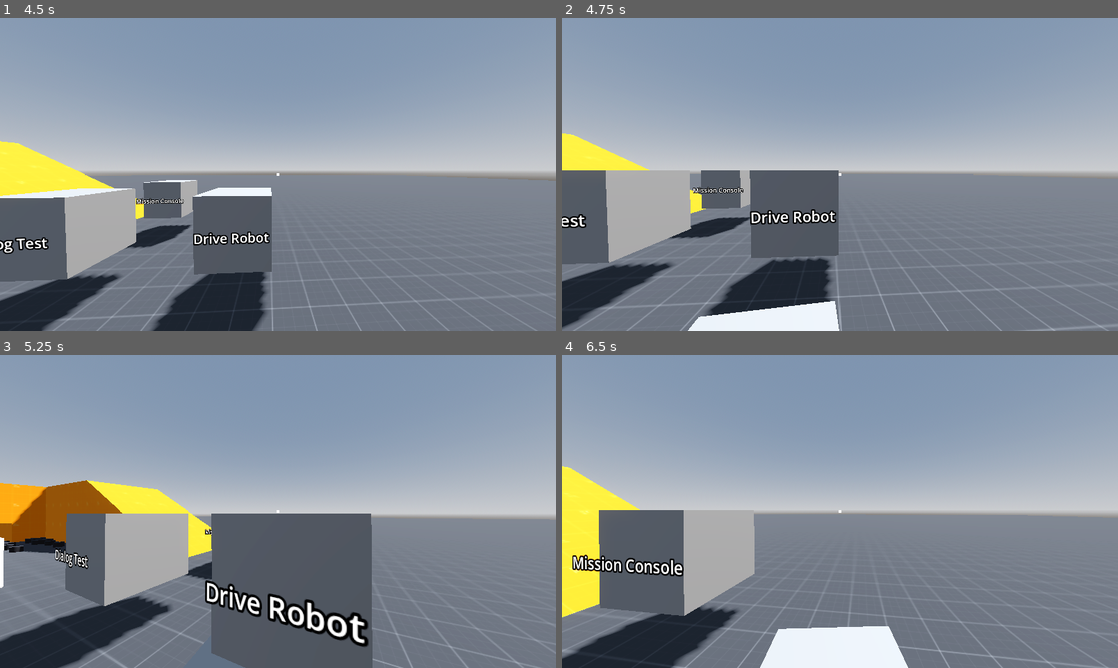
Above: before the commit, frames 1-4 (two rows, left to right).
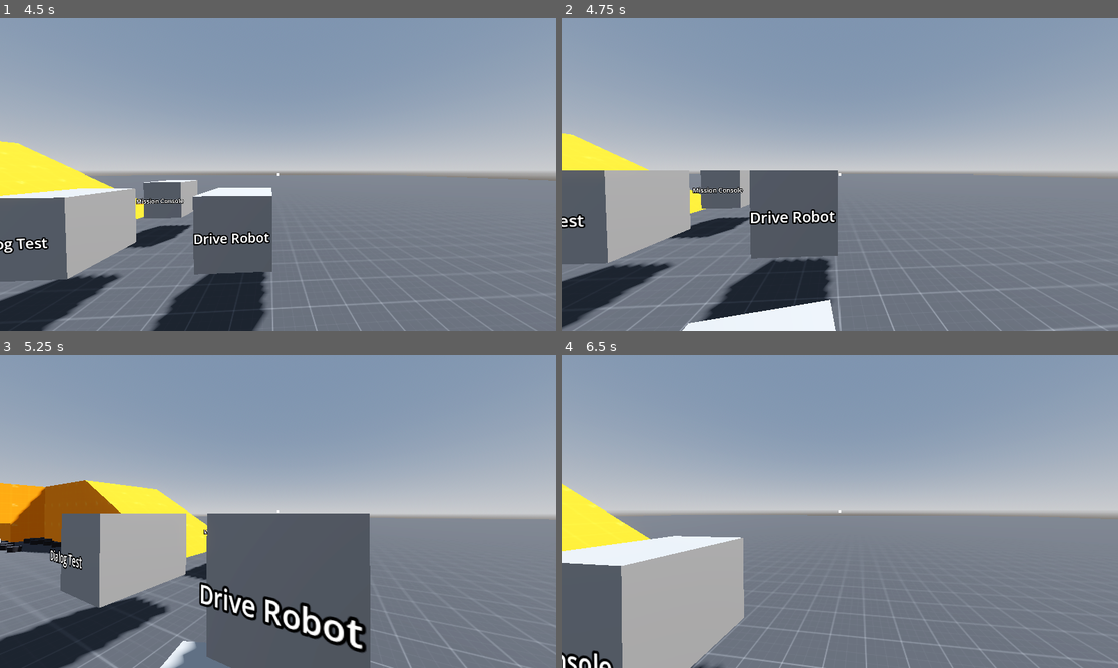
Above: after the commit, the same moments.

Repository: m-rafiwidya/Last-Light-NasaSpaceApps
Game: Godot game, scene res://src/main.tscn
The game is run twice, just before and just after one commit, with the same random seed, the same clock (stepped at 60 frames per second) and the same inputs.
Inputs (mouse positions are in pixels of both pictures, inside the frame that each line leads up to):
- Up to frame 1 (4.5 s): click "Start" at 0.5 s; move the mouse to (305, 174) at 1.27 s; hold W (move_forward) from 1.28 s (still down); click (305, 174) at 1.35 s; tap Space (move_jump) at 1.52, 2.27, 3.77 s; move the mouse to (250, 174) at 2.02 s; right-click (250, 174) at 2.1 s; move the mouse to (289, 168) at 2.77 s; tap E (interact_use) at 2.85 s; move the mouse to (272, 180) at 3.52 s; tap Ctrl (move_crouch) at 3.6 s; move the mouse to (316, 177) at 4.27 s; hold Shift (move_sprint) from 4.28 s (still down)
- Up to frame 2 (4.75 s): keep holding W (move_forward); keep holding Shift (move_sprint); tap Space (move_jump) at 4.52 s
- Up to frame 3 (5.25 s): keep holding W (move_forward); move the mouse to (233, 508) at 5.02 s; release Shift (move_sprint) at 5.03 s; click (233, 508) at 5.1 s
- Up to frame 4 (6.5 s): keep holding W (move_forward); tap Space (move_jump) at 5.27 s; move the mouse to (845, 511) at 5.77 s; hold Right mouse button (interact_secondary) from 5.78 s (still down)

Frame 1 is identical in both runs. In frame 2, 0.8% of the frame differs, in the area x 0-50%, y 37-100%; in frame 3, 4.9%; in frame 4, 17%, in the area x 0-100%, y 35-100%.

Commit message:
Rover drivetrain: six wheels, rear counter-steer, six-wheel drive
- RunningGear: MIDDLE_LEFT / MIDDLE_RIGHT wheels at z 0 (fixed, no steer);
  rear wheels counter-steer (rear_steer_bias -1); per-wheel springs, damping
  and tyre stiffnesses scaled by 4/6 (ROVER_KIT.md A1) so rest height and grip
  stay the same; wheel states and properties built for every wheel
- Robot: all six wheels driven, each by its own share of the RobotEngine motor
  (a motor per wheel, like Curiosity), with its own speed and inertia. A single
  shared shaft made the inner wheels scrub in counter-steer turns (full lock at
  30% input crawled at 0.28 m/s); per-wheel motors give 0.74 m/s and a 1.15 m
  radius. Straight-line behaviour is identical to one shared shaft.
- robot.tscn: middle wheel sockets; friction circles in a 2 x 3 grid
- README: six-wheel drivetrain

Diff:
--- a/game/src/robot/components/engine.gd
+++ b/game/src/robot/components/engine.gd
@@ -12,7 +12,8 @@
 ## is mounted in the robot's motor socket, `use_motor_part()` swaps its values in;
 ## with the socket empty the built-in values are used again.
 ##
-## Sizing (for the 80 kg rover with a total ratio of 5 and 0.15 m wheels):
+## Sizing (for the 80 kg rover with a total ratio of 5, 0.15 m wheels and all six
+## wheels driven):
 ##   no_load_speed ~ (top speed / wheel radius) * total ratio, a few percent
 ##     higher because rolling resistance pulls the loaded top speed down to it.
 ##   stall_torque ~ ((mass + reflected drivetrain inertia / radius^2) * launch
--- a/game/src/robot/components/running_gear.gd
+++ b/game/src/robot/components/running_gear.gd
@@ -16,10 +16,11 @@
 @export_subgroup("Friction and Stiffness")
 @export var longitudinal_friction_coefficient: float = 1.0
 @export var lateral_friction_coefficient: float = 1.0
-# Newtons per unit of slip. These are absolute, so they must scale with the
-# vehicle's weight (the tyre saturates when stiffness * slip > friction * load).
-@export var longitudinal_stiffness: float = 1250.0
-@export var cornering_stiffness: float = 1000.0
+# Newtons per unit of slip, per wheel. These are absolute, so they must scale with the
+# load on each wheel (the tyre saturates when stiffness * slip > friction * load). Tuned
+# for 4 wheels (1250 / 1000) and scaled by 4/6 for 6 wheels, so grip is unchanged.
+@export var longitudinal_stiffness: float = 833.3
+@export var cornering_stiffness: float = 666.7
 # Below this ground speed (m/s) the slip ratio and slip angle are computed as if the
 # wheel were moving at this speed. This removes the 1/speed singularity, so near a
 # standstill the tyre acts like smooth viscous friction instead of flipping its
@@ -34,19 +35,32 @@
 @export var wheel_radius: float = 0.15
 @export var wheel_inertia: float = 0.03
 @export_subgroup("Suspension")
-@export var front_spring_stiffness: float = 4000
-@export var rear_spring_stiffness: float = 4000
+# Per wheel. Tuned for 4 wheels (4000 N/m, 400 Ns/m) and scaled by 4/6 for 6 wheels, so
+# the rest height (49 mm sag), frequency and damping ratio are unchanged.
+@export var front_spring_stiffness: float = 2666.7
+@export var middle_spring_stiffness: float = 2666.7
+@export var rear_spring_stiffness: float = 2666.7
 # TODO: Implement variable damping (rebound and bump stiffness)
-@export var front_shock_damping: float = 400
-@export var rear_shock_damping: float = 400
+@export var front_shock_damping: float = 266.7
+@export var middle_shock_damping: float = 266.7
+@export var rear_shock_damping: float = 266.7
 @export var front_ride_height: float = 0.15
+@export var middle_ride_height: float = 0.15
 @export var rear_ride_height: float = 0.15
-
+@export_subgroup("Steering")
+@export var max_steer_angle_degrees: float = 30.0
+# Rear wheels counter-steer (Curiosity style), which halves the turning radius
+@export var rear_steer_bias: float = -1.0
+
+# Six wheels: front and rear pairs steer, the middle pair is fixed. MIDDLE_* come last so
+# the original four keep their values.
 enum Wheel{
 	FRONT_LEFT,
 	FRONT_RIGHT,
 	REAR_LEFT,
-	REAR_RIGHT
+	REAR_RIGHT,
+	MIDDLE_LEFT,
+	MIDDLE_RIGHT,
 }
 
 enum WheelState{
@@ -59,44 +73,20 @@
 	IS_SLIPPING,
 }
 
-var wheel_states: Dictionary = {
-	Wheel.FRONT_LEFT: {
-		WheelState.ANGULAR_VELOCITY: 0.0,
-		WheelState.LOAD: Vector3.ZERO,
-		WheelState.FORCE: Vector3.ZERO,
-		WheelState.IN_CONTACT: false,
-		WheelState.CONTACT_POINT: Vector3.ZERO,
-		WheelState.TORQUE: 0.0,
-		WheelState.IS_SLIPPING: false,
-	},
-	Wheel.FRONT_RIGHT: {
-		WheelState.ANGULAR_VELOCITY: 0.0,
-		WheelState.LOAD: Vector3.ZERO,
-		WheelState.FORCE: Vector3.ZERO,
-		WheelState.IN_CONTACT: false,
-		WheelState.CONTACT_POINT: Vector3.ZERO,
-		WheelState.TORQUE: 0.0,
-		WheelState.IS_SLIPPING: false,
-	},
-	Wheel.REAR_LEFT: {
-		WheelState.ANGULAR_VELOCITY: 0.0,
-		WheelState.LOAD: Vector3.ZERO,
-		WheelState.FORCE: Vector3.ZERO,
-		WheelState.IN_CONTACT: false,
-		WheelState.CONTACT_POINT: Vector3.ZERO,
-		WheelState.TORQUE: 0.0,
-		WheelState.IS_SLIPPING: false,
-	},
-	Wheel.REAR_RIGHT: {
-		WheelState.ANGULAR_VELOCITY: 0.0,
-		WheelState.LOAD: Vector3.ZERO,
-		WheelState.FORCE: Vector3.ZERO,
-		WheelState.IN_CONTACT: false,
-		WheelState.CONTACT_POINT: Vector3.ZERO,
-		WheelState.TORQUE: 0.0,
-		WheelState.IS_SLIPPING: false,
-	}
-}
+var wheel_states: Dictionary = {}
+
+
+func _init() -> void:
+	for wheel in Wheel.values():
+		wheel_states[wheel] = {
+			WheelState.ANGULAR_VELOCITY: 0.0,
+			WheelState.LOAD: Vector3.ZERO,
+			WheelState.FORCE: Vector3.ZERO,
+			WheelState.IN_CONTACT: false,
+			WheelState.CONTACT_POINT: Vector3.ZERO,
+			WheelState.TORQUE: 0.0,
+			WheelState.IS_SLIPPING: false,
+		}
 
 enum WheelProperty{
 	POSITION,
@@ -114,53 +104,31 @@
 var wheel_properties: Dictionary
 
 func update_wheel_properties() -> void:
-	wheel_properties = {
-		Wheel.FRONT_LEFT: {
-			WheelProperty.POSITION: Vector3(-track_width / 2.0, 0, -wheel_base / 2.0),
-			WheelProperty.SPRING_STIFFNESS: front_spring_stiffness,
-			WheelProperty.SHOCK_DAMPING: front_shock_damping,
-			WheelProperty.RIDE_HEIGHT: front_ride_height,
+	# (side x, axle z, spring, damping, ride height, steer bias) per wheel
+	var half_track: float = track_width / 2.0
+	var half_base: float = wheel_base / 2.0
+	var layout: Dictionary = {
+		Wheel.FRONT_LEFT: [-half_track, -half_base, front_spring_stiffness, front_shock_damping, front_ride_height, 1.0],
+		Wheel.FRONT_RIGHT: [half_track, -half_base, front_spring_stiffness, front_shock_damping, front_ride_height, 1.0],
+		Wheel.MIDDLE_LEFT: [-half_track, 0.0, middle_spring_stiffness, middle_shock_damping, middle_ride_height, 0.0],
+		Wheel.MIDDLE_RIGHT: [half_track, 0.0, middle_spring_stiffness, middle_shock_damping, middle_ride_height, 0.0],
+		Wheel.REAR_LEFT: [-half_track, half_base, rear_spring_stiffness, rear_shock_damping, rear_ride_height, rear_steer_bias],
+		Wheel.REAR_RIGHT: [half_track, half_base, rear_spring_stiffness, rear_shock_damping, rear_ride_height, rear_steer_bias],
+	}
+	wheel_properties = {}
+	for wheel in layout:
+		var entry: Array = layout[wheel]
+		wheel_properties[wheel] = {
+			WheelProperty.POSITION: Vector3(entry[0], 0, entry[1]),
+			WheelProperty.SPRING_STIFFNESS: entry[2],
+			WheelProperty.SHOCK_DAMPING: entry[3],
+			WheelProperty.RIDE_HEIGHT: entry[4],
 			WheelProperty.EFFECTIVE_RADIUS: wheel_radius,
-			WheelProperty.MAX_STEER_ANGLE: 30.0 * PI / 180.0,
-			WheelProperty.STEER_BIAS: 1.0,
-			WheelProperty.INERTIA: wheel_inertia,
-			WheelProperty.GRIP: 1.0,
-		},
-		Wheel.FRONT_RIGHT: {
-			WheelProperty.POSITION: Vector3(track_width / 2.0, 0, -wheel_base / 2.0),
-			WheelProperty.SPRING_STIFFNESS: front_spring_stiffness,
-			WheelProperty.SHOCK_DAMPING: front_shock_damping,
-			WheelProperty.RIDE_HEIGHT: front_ride_height,
-			WheelProperty.EFFECTIVE_RADIUS: wheel_radius,
-			WheelProperty.MAX_STEER_ANGLE: 30.0 * PI / 180.0,
-			WheelProperty.STEER_BIAS: 1.0,
-			WheelProperty.INERTIA: wheel_inertia,
-			WheelProperty.GRIP: 1.0,
-		},
-		Wheel.REAR_LEFT: {
-			WheelProperty.POSITION: Vector3(-track_width / 2.0, 0, wheel_base / 2.0),
-			WheelProperty.SPRING_STIFFNESS: rear_spring_stiffness,
-			WheelProperty.SHOCK_DAMPING: rear_shock_damping,
-			WheelProperty.RIDE_HEIGHT: rear_ride_height,
-			WheelProperty.EFFECTIVE_RADIUS: wheel_radius,
-			WheelProperty.MAX_STEER_ANGLE: 30.0 * PI / 180.0,
-			WheelProperty.STEER_BIAS: 0.0,
-			WheelProperty.INERTIA: wheel_inertia,
-			WheelProperty.GRIP: 1.0,
-		},
-		Wheel.REAR_RIGHT: {
-			WheelProperty.POSITION: Vector3(track_width / 2.0, 0, wheel_base / 2.0),
-			WheelProperty.SPRING_STIFFNESS: rear_spring_stiffness,
-			WheelProperty.SHOCK_DAMPING: rear_shock_damping,
-			WheelProperty.RIDE_HEIGHT: rear_ride_height,
-			WheelProperty.EFFECTIVE_RADIUS: wheel_radius,
-			WheelProperty.MAX_STEER_ANGLE: 30.0 * PI / 180.0,
-			WheelProperty.STEER_BIAS: 0.0,
+			WheelProperty.MAX_STEER_ANGLE: deg_to_rad(max_steer_angle_degrees),
+			WheelProperty.STEER_BIAS: entry[5],
 			WheelProperty.INERTIA: wheel_inertia,
 			WheelProperty.GRIP: 1.0,
 		}
-	}
-	return
 
 # A wheel with no ground contact produces no load, force or ground torque.
 # Angular velocity is left alone so the wheel keeps spinning.
@@ -198,8 +166,9 @@
 
 ## `steer` is -1 (full left) .. 1 (full right).
 ## `wheel_inertias` optionally maps a Wheel to the inertia (kg m^2) that its tyre torque
-## really has to move (e.g. the share of the drivetrain for a driven wheel). Wheels
-## not in it use their own inertia.
+## really has to move (e.g. a driven wheel with its share of the drivetrain). Those wheels'
+## speeds are left to the caller's drivetrain; wheels not in it use their own inertia and
+## are spun up and down by the ground here.
 func simulate_suspensions(state, steer: float, wheel_inertias: Dictionary = {}) -> void:
 	var origin = state.transform.origin
 	var x_basis = state.transform.basis.x
@@ -368,11 +337,13 @@
 
 		wheel_states[wheel][WheelState.TORQUE] = wheel_torque
 
-		wheel_states[wheel][WheelState.ANGULAR_VELOCITY] -= (
-			wheel_torque
-			/ wheel_properties[wheel][WheelProperty.INERTIA]
-			* state.step
-		)
+		# Wheels listed in wheel_inertias are driven; the robot's drivetrain integrates them
+		if not wheel_inertias.has(wheel):
+			wheel_states[wheel][WheelState.ANGULAR_VELOCITY] -= (
+				wheel_torque
+				/ wheel_properties[wheel][WheelProperty.INERTIA]
+				* state.step
+			)
 
 
 func multiplier(combined_normalized_slip: float, mu_zero: float) -> float:
--- a/game/src/robot/robot.gd
+++ b/game/src/robot/robot.gd
@@ -17,6 +17,8 @@
 @export_group("Wheel Sockets")
 @export var front_left_socket: HotswapSocket
 @export var front_right_socket: HotswapSocket
+@export var middle_left_socket: HotswapSocket
+@export var middle_right_socket: HotswapSocket
 @export var rear_left_socket: HotswapSocket
 @export var rear_right_socket: HotswapSocket
 @export_group("")
@@ -31,8 +33,8 @@
 @export var require_battery: bool = true
 @export_group("")
 
-# Single fixed gear, used for both forward and reverse. The engine is rigidly
-# coupled to the driven wheels (no clutch).
+# Single fixed gear between each wheel motor and its wheel, used for both forward and
+# reverse (no clutch).
 @export var gear_ratio: float = 1.0
 @export var final_drive: float = 5.0
 # Rolling resistance at the ground (N), applied through the driven wheels. It is
@@ -44,17 +46,21 @@
 @export var differential_inertia: float = 0.01
 
 
-const DRIVEN_WHEELS: Array = [RunningGear.Wheel.REAR_LEFT, RunningGear.Wheel.REAR_RIGHT]
+# Six-wheel drive, Curiosity style
+const DRIVEN_WHEELS: Array = [
+	RunningGear.Wheel.FRONT_LEFT, RunningGear.Wheel.FRONT_RIGHT,
+	RunningGear.Wheel.MIDDLE_LEFT, RunningGear.Wheel.MIDDLE_RIGHT,
+	RunningGear.Wheel.REAR_LEFT, RunningGear.Wheel.REAR_RIGHT,
+]
 # Rolling resistance fades in over 1 / this rad/s of wheel speed so it can't
 # flip the wheel's direction at near-zero speed.
 const ROLLING_RESISTANCE_SLIP_GAIN: float = 0.5
 
-# Drivetrain state
-# Signed motor shaft speed (rad/s), positive = forward. Read by engine_sound.gd
+# Drivetrain state (one motor per driven wheel, see _step_drivetrain)
+# Average signed motor speed (rad/s) of the wheel motors, positive = forward. Read by engine_sound.gd
 var motor_angular_velocity: float = 0.0
-# Torque at the motor shaft (Nm) this step. Read by engine_sound.gd
+# Total torque (Nm) of the wheel motors this step. Read by engine_sound.gd
 var motor_torque: float = 0.0
-var differential_angular_velocity: float = 0.0
 
 var wheel_sockets: Dictionary = {}
 
@@ -79,6 +85,8 @@
 	wheel_sockets = {
 		RunningGear.Wheel.FRONT_LEFT: front_left_socket,
 		RunningGear.Wheel.FRONT_RIGHT: front_right_socket,
+		RunningGear.Wheel.MIDDLE_LEFT: middle_left_socket,
+		RunningGear.Wheel.MIDDLE_RIGHT: middle_right_socket,
 		RunningGear.Wheel.REAR_LEFT: rear_left_socket,
 		RunningGear.Wheel.REAR_RIGHT: rear_right_socket,
 	}
@@ -186,71 +194,72 @@
 
 
 func _integrate_forces(state) -> void:
-	_sync_driven_wheels()
 	running_gear.simulate_suspensions(state, controller.steer, _get_wheel_inertias())
 	_step_drivetrain(state.step)
 	_apply_wheel_forces(state)
 
-# Forces driven wheels to the differential speed (can be unstable at low speeds)
-func _sync_driven_wheels() -> void:
-	for wheel in DRIVEN_WHEELS:
-		running_gear.wheel_states[wheel][RunningGear.WheelState.ANGULAR_VELOCITY] = differential_angular_velocity
-
-# Integrates the differential speed. The DC motor is rigidly coupled to the driven
-# wheels through the single gear, so its speed follows the wheels. The controller
-# input is the motor voltage: full input drives the motor towards its no-load
-# speed, which sets the robot's top speed, and no input lets back-EMF slow it down.
+# Six-wheel drive with a motor in every wheel, like Curiosity. Each driven wheel gets its
+# share (1 / DRIVEN_WHEELS.size()) of the RobotEngine motor behind the single gear, and
+# keeps its own speed. Driving straight the wheels turn together, which is the same as
+# one motor on a shared shaft; in a turn each wheel follows its own path instead of
+# scrubbing against the others. The controller input is the motor voltage: full input
+# drives the motors towards their no-load speed, which sets the robot's top speed, and
+# no input lets back-EMF slow them down.
 func _step_drivetrain(step: float) -> void:
 	var combined_gear_ratio: float = gear_ratio * final_drive
-
-	motor_angular_velocity = differential_angular_velocity * combined_gear_ratio
+	var share: float = 1.0 / DRIVEN_WHEELS.size()
 
 	# The battery limits the voltage: none (or empty) means no drive, a nearly empty
-	# one sags. The motor then draws energy from it in proportion to voltage * torque.
+	# one sags. The motors then draw energy from it in proportion to voltage * torque.
 	supply_voltage_factor = _get_supply_voltage_factor()
 	var voltage: float = controller.desired_speed * supply_voltage_factor
-	motor_torque = engine.get_motor_torque(motor_angular_velocity, voltage)
-	var drive_torque: float = motor_torque * combined_gear_ratio
-
-	electrical_power = engine.get_electrical_power(motor_torque, voltage)
+
+	motor_angular_velocity = 0.0
+	motor_torque = 0.0
+	electrical_power = 0.0
+	for wheel in DRIVEN_WHEELS:
+		var wheel_state: Dictionary = running_gear.wheel_states[wheel]
+		var wheel_speed: float = wheel_state[RunningGear.WheelState.ANGULAR_VELOCITY]
+		var wheel_motor_speed: float = wheel_speed * combined_gear_ratio
+		var wheel_motor_torque: float = engine.get_motor_torque(wheel_motor_speed, voltage) * share
+		electrical_power += engine.get_electrical_power(wheel_motor_torque / share, voltage) * share
+		motor_angular_velocity += wheel_motor_speed * share
+		motor_torque += wheel_motor_torque
+
+		# This wheel's share of the rolling resistance, plus the tyre's reaction torque
+		var radius: float = running_gear.wheel_properties[wheel][RunningGear.WheelProperty.EFFECTIVE_RADIUS]
+		var resistance_torque: float = (
+			rolling_resistance_force * share * radius *
+			clamp(wheel_speed * ROLLING_RESISTANCE_SLIP_GAIN, -1.0, 1.0) +
+			wheel_state[RunningGear.WheelState.TORQUE]
+		)
+		wheel_state[RunningGear.WheelState.ANGULAR_VELOCITY] = wheel_speed + (
+			(wheel_motor_torque * combined_gear_ratio - resistance_torque)
+			/ _get_wheel_drivetrain_inertia(wheel) * step
+		)
+
 	if battery:
 		battery.drain(electrical_power * step / 3600.0)
 
-	# Resistance on the driven wheels: rolling resistance plus tyre reaction torque.
-	# The rolling resistance acts at the average radius of the mounted driven wheels.
-	var driven_wheel_resistance_torque: float = (
-		rolling_resistance_force * _get_driven_wheel_radius() *
-		clamp(differential_angular_velocity * ROLLING_RESISTANCE_SLIP_GAIN, -1.0, 1.0)
-	)
-
-	for wheel in DRIVEN_WHEELS:
-		driven_wheel_resistance_torque += running_gear.wheel_states[wheel][RunningGear.WheelState.TORQUE]
-
-	differential_angular_velocity += (drive_torque - driven_wheel_resistance_torque) / _get_drivetrain_inertia() * step
-
-# Inertia seen at the differential/wheel speed. The transmission output shaft
-# spins at final_drive times wheel speed, so its inertia is reflected by
-# final_drive squared; the engine by the combined ratio squared. Only driven
-# wheels are coupled to the drivetrain.
-func _get_drivetrain_inertia() -> float:
+# Inertia (kg m^2) seen at one driven wheel: the wheel plus its share of the transmission,
+# differential and motor rotor. The transmission output shaft spins at final_drive times
+# wheel speed, so its inertia is reflected by final_drive squared; the rotor by the
+# combined ratio squared. Summed over the driven wheels this equals one shared drivetrain.
+func _get_wheel_drivetrain_inertia(wheel) -> float:
 	var combined_gear_ratio: float = gear_ratio * final_drive
-	var total: float = (
+	var shared: float = (
 		differential_inertia +
 		transmission_inertia * final_drive * final_drive +
 		engine.rotor_inertia * combined_gear_ratio * combined_gear_ratio
-	)
-	for wheel in DRIVEN_WHEELS:
-		total += running_gear.wheel_properties[wheel][RunningGear.WheelProperty.INERTIA]
-	return total
-
-# Inertia each driven wheel's tyre torque really has to move: the whole drivetrain,
-# shared by the driven wheels. The running gear uses it to keep the tyre force
-# stable at low speed.
+	) / DRIVEN_WHEELS.size()
+	return shared + running_gear.wheel_properties[wheel][RunningGear.WheelProperty.INERTIA]
+
+# Inertia each driven wheel's tyre torque really has to move. The running gear uses it to
+# keep the tyre force stable at low speed, and leaves these wheels' speeds to the drivetrain.
 func _get_wheel_inertias() -> Dictionary:
 	var inertias: Dictionary = {}
-	var shared: float = _get_drivetrain_inertia() / DRIVEN_WHEELS.size()
 	for wheel in DRIVEN_WHEELS:
-		inertias[wheel] = shared
+		inertias[wheel] = _get_wheel_drivetrain_inertia(wheel)
 	return inertias
 
 # 0..1 multiplier on the motor voltage, from the mounted battery's charge
@@ -259,13 +268,6 @@
 		return battery.get_voltage_factor()
 	return 0.0 if require_battery else 1.0
 
-# Average effective radius (m) of the driven wheels, set from the mounted WheelParts
-func _get_driven_wheel_radius() -> float:
-	var total: float = 0.0
-	for wheel in DRIVEN_WHEELS:
-		total += running_gear.wheel_properties[wheel][RunningGear.WheelProperty.EFFECTIVE_RADIUS]
-	return total / DRIVEN_WHEELS.size()
-
 # Applies suspension load and ground contact force for each wheel in contact
 func _apply_wheel_forces(state) -> void:
 	for wheel in RunningGear.Wheel.values():
--- a/game/src/robot/robot.tscn
+++ b/game/src/robot/robot.tscn
@@ -16,7 +16,7 @@
 [sub_resource type="BoxMesh" id="BoxMesh_xa74p"]
 size = Vector3(1, 0.32641602, 1)
 
-[node name="Robot" type="RigidBody3D" unique_id=405660351 no …(87 unchanged characters)… nt_left_socket", "front_right_socket", "rear_left_socket", "rear_right_socket", "motor_socket", "battery_socket")]
+[node name="Robot" type="RigidBody3D" unique_id=405660351 no …(87 unchanged characters)… nt_left_socket", "front_right_socket", "middle_left_socket", "middle_right_socket", "rear_left_socket", "rear_right_socket", "motor_socket", "battery_socket")]
 collision_layer = 6
 collision_mask = 7
 mass = 80.0
@@ -36,6 +36,8 @@
 raycast = NodePath("Pivot/Camera3D/RayCast3D")
 front_left_socket = NodePath("HotswapSocket4")
 front_right_socket = NodePath("HotswapSocket5")
+middle_left_socket = NodePath("WheelSocketMiddleL")
+middle_right_socket = NodePath("WheelSocketMiddleR")
 rear_left_socket = NodePath("HotswapSocket2")
 rear_right_socket = NodePath("HotswapSocket6")
 motor_socket = NodePath("HotswapSocket")
@@ -104,3 +106,11 @@
 [node name="HotswapSocket6" parent="." unique_id=1708376784 instance=ExtResource("20_socket")]
 transform = Transform3D(4.371139e-08, 1, -8.742278e-08, 1, -4.371139e-08, 0, -3.821371e-15, -8.742278e-08, -1, 0.5, 0, 0.5)
 accepts_any_type = false
+
+[node name="WheelSocketMiddleL" parent="." unique_id=1203948571 instance=ExtResource("20_socket")]
+transform = Transform3D(-4.371139e-08, -1, 0, 1, -4.371139e-08, 0, 0, 0, 1, -0.5, 0, 0)
+accepts_any_type = false
+
+[node name="WheelSocketMiddleR" parent="." unique_id=1203948572 instance=ExtResource("20_socket")]
+transform = Transform3D(4.371139e-08, 1, -8.742278e-08, 1, -4.371139e-08, 0, -3.821371e-15, -8.742278e-08, -1, 0.5, 0, 0)
+accepts_any_type = false
--- a/game/src/ui/robot_hud/friction_circles.gd
+++ b/game/src/ui/robot_hud/friction_circles.gd
@@ -9,12 +9,15 @@
 ## where the dot has been, the arc around each circle shows how much grip is in use,
 ## and the side bar shows the wheel's load relative to its static share of the weight.
 
-const WHEEL_NAMES: Array[String] = ["FL", "FR", "RL", "RR"]
+# Indexed by RunningGear.Wheel (FRONT_LEFT, FRONT_RIGHT, REAR_LEFT, REAR_RIGHT, MIDDLE_LEFT, MIDDLE_RIGHT)
+const WHEEL_NAMES: Array[String] = ["FL", "FR", "RL", "RR", "ML", "MR"]
+# Display row per wheel: front, middle, rear. Left wheels (even values) go in the left column.
+const WHEEL_ROWS: Array[int] = [0, 0, 2, 2, 1, 1]
 
 const RADIUS: float = 44.0
 const HEADER_HEIGHT: float = 26.0
 const COLUMN_X: Array[float] = [62.0, 226.0]
-const ROW_Y: Array[float] = [HEADER_HEIGHT + 40.0, HEADER_HEIGHT + 190.0]
+const ROW_Y: Array[float] = [HEADER_HEIGHT + 40.0, HEADER_HEIGHT + 180.0, HEADER_HEIGHT + 320.0]
 const TRAIL_LENGTH: int = 28
 # Dot is allowed to leave the circle a bit so over-the-limit slip is visible
 const MAX_DISPLAY_RATIO: float = 1.3
@@ -29,11 +32,11 @@
 const COLOR_TEXT := Color(0.82, 0.88, 0.95, 0.9)
 const COLOR_TEXT_DIM := Color(0.82, 0.88, 0.95, 0.5)
 
-var _normalized_force: Array[Vector2] = [Vector2.ZERO, Vector2.ZERO, Vector2.ZERO, Vector2.ZERO]
-var _trails: Array = [[], [], [], []]
-var _load: Array[float] = [0.0, 0.0, 0.0, 0.0]
-var _in_contact: Array[bool] = [false, false, false, false]
-var _steer_angle: Array[float] = [0.0, 0.0, 0.0, 0.0]
+var _normalized_force: Array[Vector2] = [Vector2.ZERO, Vector2.ZERO, Vector2.ZERO, Vector2.ZERO, Vector2.ZERO, Vector2.ZERO]
+var _trails: Array = [[], [], [], [], [], []]
+var _load: Array[float] = [0.0, 0.0, 0.0, 0.0, 0.0, 0.0]
+var _in_contact: Array[bool] = [false, false, false, false, false, false]
+var _steer_angle: Array[float] = [0.0, 0.0, 0.0, 0.0, 0.0, 0.0]
 var _local_velocity: Vector3 = Vector3.ZERO
 var _static_load: float = 1.0
 var _has_data: bool = false
@@ -80,7 +83,7 @@
 	var up: Vector3 = robot.global_basis.y.normalized()
 	var blend: float = 1.0 - exp(-SMOOTHING * delta)
 
-	_static_load = maxf(robot.mass * float(ProjectSettings.get_setting("physics/3d/default_gravity", 9.8)) / 4.0, 1.0)
+	_static_load = maxf(robot.mass * float(ProjectSettings.get_setting("physics/3d/default_gravity", 9.8)) / float(RunningGear.Wheel.size()), 1.0)
 	_local_velocity = inverse_basis * robot.linear_velocity
 
 	for wheel in RunningGear.Wheel.values():
@@ -133,7 +136,7 @@
 
 func _draw_chassis(center_x: float) -> void:
 	var top: float = ROW_Y[0] - 14.0
-	var bottom: float = ROW_Y[1] + 14.0
+	var bottom: float = ROW_Y[2] + 14.0
 	var half_width: float = 26.0
 	draw_style_box(_chassis_style, Rect2(center_x - half_width, top, half_width * 2.0, bottom - top))
 
@@ -146,7 +149,7 @@
 
 	# Wheels at the chassis corners, rotated by their steering angle
 	for wheel in RunningGear.Wheel.values():
-		var pos := Vector2(center_x + (-half_width if wheel % 2 == 0 else half_width), ROW_Y[wheel / 2])
+		var pos := Vector2(center_x + (-half_width if wheel % 2 == 0 else half_width), ROW_Y[WHEEL_ROWS[wheel]])
 		var angle: float = -_steer_angle[wheel] if _has_data else 0.0
 		draw_set_transform(pos, angle, Vector2.ONE)
 		var tint: Color = _grip_color(_normalized_force[wheel].length()) if _has_data and _in_contact[wheel] else Color(1.0, 1.0, 1.0, 0.25)
@@ -165,7 +168,7 @@
 
 
 func _draw_wheel_circle(wheel: int, font: Font) -> void:
-	var center := Vector2(COLUMN_X[wheel % 2], ROW_Y[wheel / 2])
+	var center := Vector2(COLUMN_X[wheel % 2], ROW_Y[WHEEL_ROWS[wheel]])
 	var contact: bool = _in_contact[wheel]
 	var displayed: Vector2 = _normalized_force[wheel]
 	var utilisation: float = displayed.length()
--- a/game/src/ui/robot_hud/robot_hud.tscn
+++ b/game/src/ui/robot_hud/robot_hud.tscn
@@ -43,7 +43,7 @@
 size_flags_horizontal = 8
 size_flags_vertical = 0
 mouse_filter = 2
-custom_minimum_size = Vector2(288, 330)
+custom_minimum_size = Vector2(288, 470)
 script = ExtResource("5_fric")
 
 [node name="Stats" type="VBoxContainer" parent="MarginContainer"]
